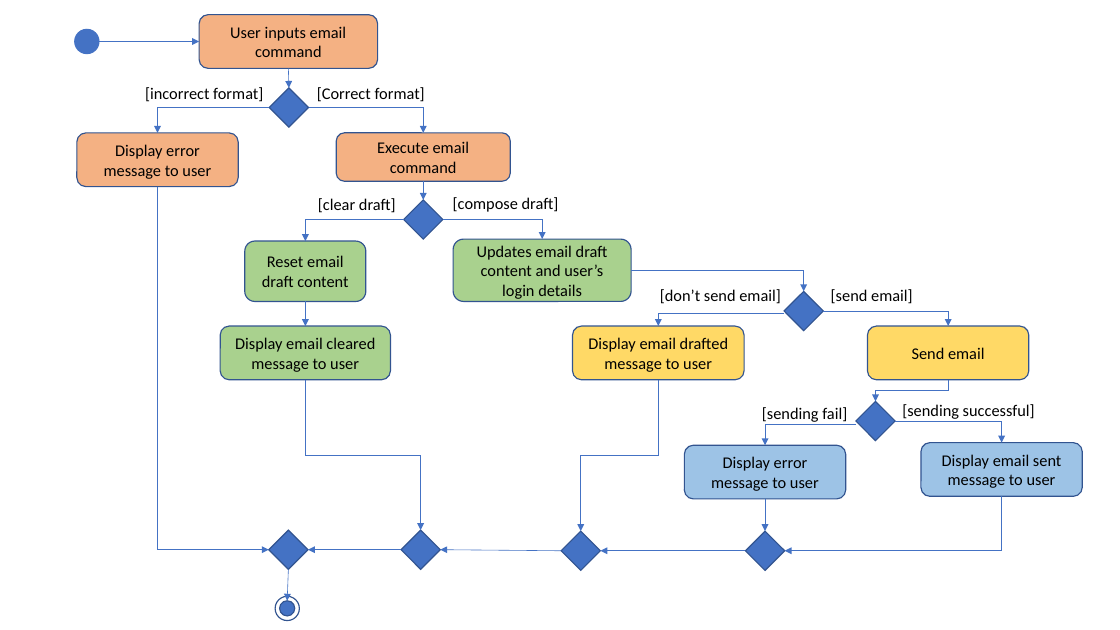
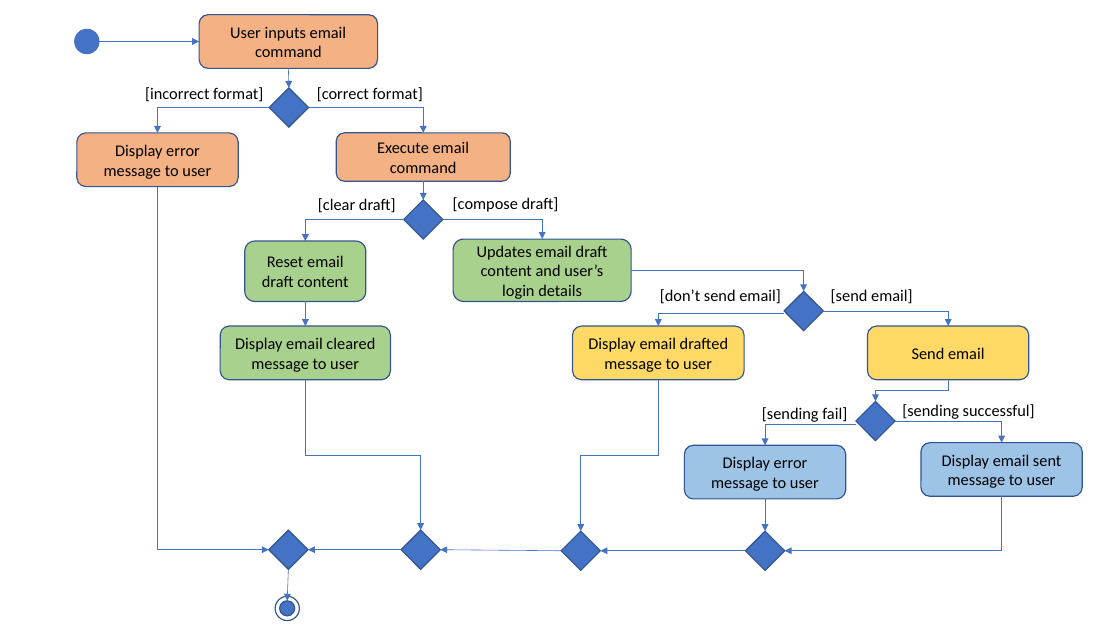
Before and after one commit to wenzongteo/main, a slide deck: slide 14 of docs/diagrams/AugustineScreenshots.pptx. Drawn at 1120x630 pixels with LibreOffice and Linux fonts; fonts in the diff are those of the drawing. Boxes give left, top, right and bottom in pixels: in the first picture for what was removed or moved away, otherwise in the second. Text is boxed around its words. In the diff, an @@ line names an element or a change of style, - is before the commit and + after.

```diff
--- a/docs/diagrams/AugustineScreenshots.pptx
+++ b/docs/diagrams/AugustineScreenshots.pptx
@@ text at [317, 87, 423, 102]: text changed @@
-[Correct format]
+[correct format]
```
Also in this commit, not shown: 2 other files.
